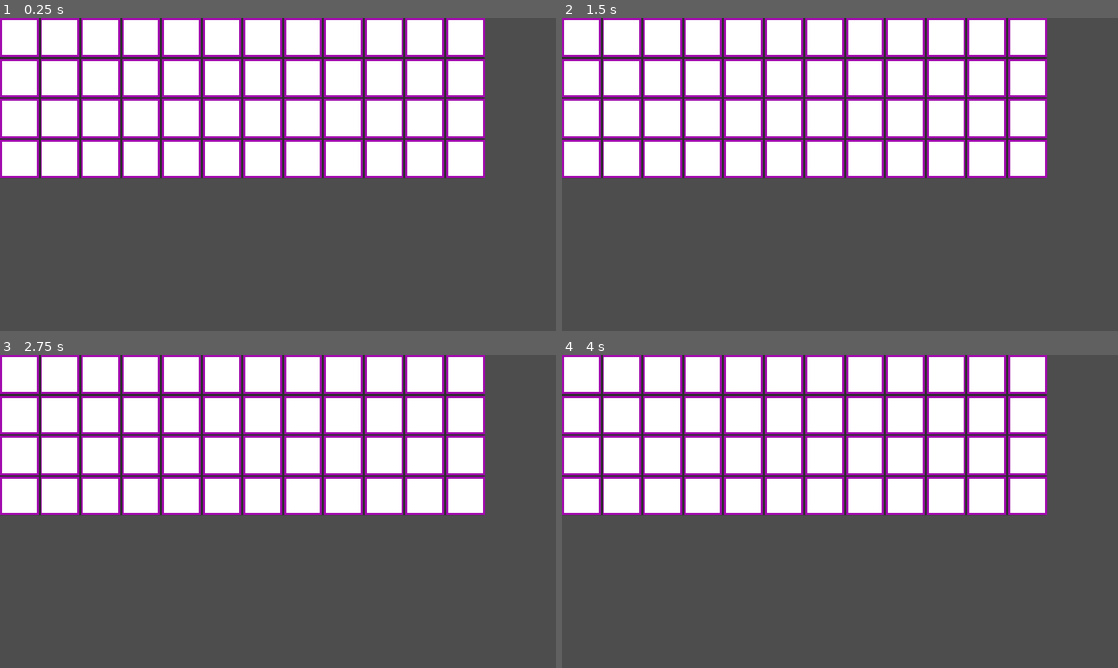
Above: before the commit, frames 1-4 (two rows, left to right).
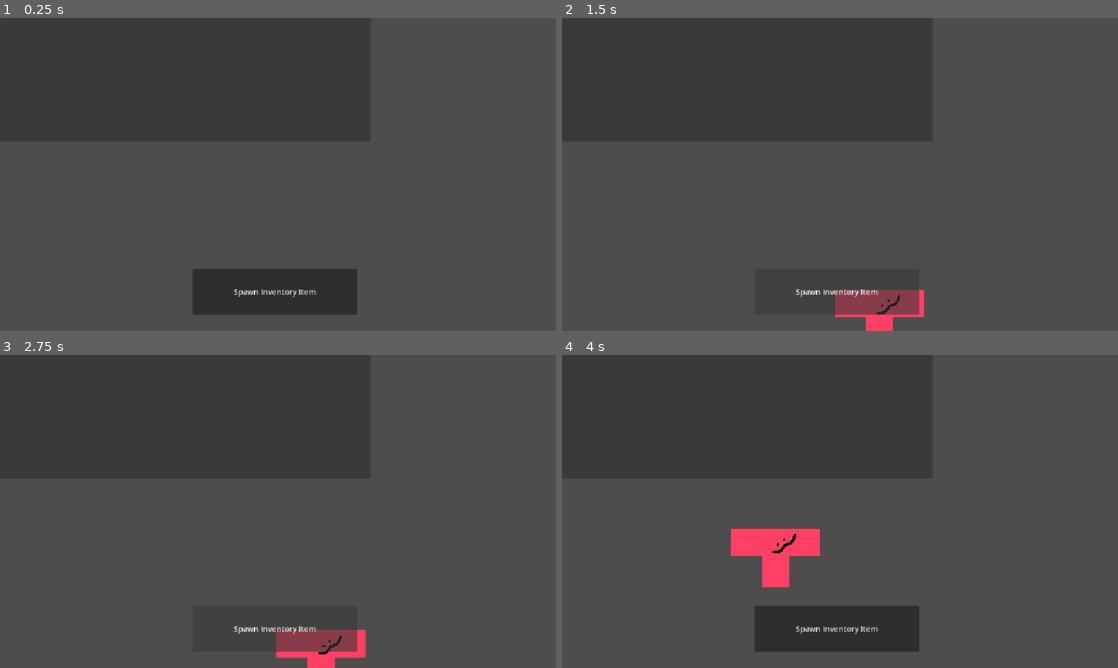
Above: after the commit, the same moments.

Repository: Katstifer/IGME590_Mechanic_1
Game: Godot game, scene res://scenes/inventoryUI.tscn
Same seed, same stepped clock (60 frames per second), same inputs: the game is played once before the commit and once after it.
Inputs (mouse positions are in pixels of both pictures, inside the frame that each line leads up to):
- Up to frame 1 (0.25 s): no input
- Up to frame 2 (1.5 s): click (834, 290) at 0.5 s, where only the run after the commit has a clickable "Spawn Inventory Item"; click (834, 290) at 1.25 s, where only the run after the commit has a clickable "Spawn Inventory Item"
- Up to frame 3 (2.75 s): click (272, 627) at 2 s, where only the run after the commit has a clickable "Spawn Inventory Item"
- Up to frame 4 (4 s): tap Enter at 2.75 s; move the mouse to (962, 495) at 2.77 s; press the mouse at (962, 495) at 2.78 s; tap Space at 3.5 s; move the mouse to (728, 527) at 3.52 s; release the mouse at (728, 527) at 3.53 s; click (728, 527) at 3.6 s

The runs differ from the first frame. In frame 1, 46% of the frame differs, in the area x 0-88%, y 0-95%; in frame 2, 44%; in frame 3, 44%; in frame 4, 48%.

Commit message:
Finished a lot of stuff wow i'm so productive

Diff:
--- a/grid-inventory-system/inventoryItem.gd
+++ /dev/null
@@ -1,30 +0,0 @@
-class_name InventoryItem
-extends Node2D
-
-@export var height: int;
-@export var width: int;
-@export var isRectangle: bool;
-@export var angle: int;
-
-var previousPosition; # Top-left-most location in grid
-var movePosition;
-
-# Picks up the item and attaches it to mouse
-func pickUpItem():
-	pass;
-
-# Places item down on grid
-func placeItem():
-	#If the item cannot be placed : Handle error logic
-	pass;
-
-func moveToPrevious():
-	#Moves item back to previous position
-	pass;
-
-# Rotates the item a specified direction
-# Direction represented by 1 (counter-clockwise) and -1 (clockwise)
-func rotateItem(direction):
-	angle += (90 * direction);
-
-	pass;
--- a/grid-inventory-system/project.godot
+++ b/grid-inventory-system/project.godot
@@ -20,6 +20,14 @@
 window/stretch/mode="canvas_items"
 window/stretch/aspect="expand"
 
+[input]
+
+LMB={
+"deadzone": 0.2,
+"events": [Object(InputEventMouseButton,"resource_local_to_scene":false,"resource_name":"","device":-1,"window_id":0,"alt_pressed":false,"shift_pressed":false,"ctrl_pressed":false,"meta_pressed":false,"button_mask":1,"position":Vector2(391, 27),"global_position":Vector2(405, 100),"factor":1.0,"button_index":1,"canceled":false,"pressed":true,"double_click":false,"script":null)
+]
+}
+
 [physics]
 
 3d/physics_engine="Jolt Physics"
--- a/grid-inventory-system/scenes/gridInventory.tscn
+++ b/grid-inventory-system/scenes/gridInventory.tscn
@@ -1,6 +1,6 @@
 [gd_scene format=3 uid="uid://x5ubkr757x1m"]
 
-[ext_resource type="Script" uid="uid://ubywil241u5u" path="res://gridInventory.gd" id="1_nxo5g"]
+[ext_resource type="Script" uid="uid://ubywil241u5u" path="res://scripts/gridInventory.gd" id="1_nxo5g"]
 
 [node name="grid" type="Node2D" unique_id=248921249]
 script = ExtResource("1_nxo5g")
--- a/grid-inventory-system/scenes/inventoryGrid.gd
+++ /dev/null
@@ -1,40 +0,0 @@
-class_name InventoryGrid
-extends GridContainer
-
-@export var slotSize: int = 32;
-@export var slotBorderWidth: int = 2;
-
-@export var width: int = 3;
-@export var height: int = 3;
-
-@export var slotData: Array[Node] = [];
-
-@export var slotPrefab: PackedScene;
-
-func _ready() -> void:
-	setupInventory();
-	createEmptySlotData();
-
-# Setup inventory by filling the grid container with slots
-func setupInventory():
-	print("Setup inventory")
-
-	self.columns = width;
-	for y in height:
-		for x in width:
-			var inventorySlot = slotPrefab.instantiate();
-			print("Created inventory slot at " + str(x) + ", " + str(y));
-			inventorySlot.rectSize = slotSize;
-			inventorySlot.borderWidth = slotBorderWidth;
-
-			add_child(inventorySlot);
-
-func createEmptySlotData():
-	print("Create slot data")
-	var totalElements = width * height;
-	slotData = [];
-	slotData.resize(totalElements);
-	slotData.fill(null);
-
-func getIndexFromXY(x, y):
-	pass;
--- a/grid-inventory-system/scenes/inventoryItem.tscn
+++ /dev/null
@@ -1,6 +0,0 @@
-[gd_scene format=3 uid="uid://dfqtby7r8f7p1"]
-
-[ext_resource type="Script" uid="uid://htt4no2r75wg" path="res://inventoryItem.gd" id="1_nmhn2"]
-
-[node name="inventoryItem" type="Node2D" unique_id=475801310]
-script = ExtResource("1_nmhn2")
--- /dev/null
+++ b/grid-inventory-system/scenes/inventoryItem_template.tscn
@@ -0,0 +1,17 @@
+[gd_scene format=3 uid="uid://dt8qvx15cctio"]
+
+[ext_resource type="Script" uid="uid://htt4no2r75wg" path="res://scripts/inventoryItem.gd" id="1_na613"]
+[ext_resource type="Texture2D" uid="uid://dhtr830e16gcu" path="res://assets/TBlockPlaceholder.png" id="2_owaes"]
+
+[node name="inventoryItem" type="Control" unique_id=855047511]
+layout_mode = 3
+anchors_preset = 15
+anchor_right = 1.0
+anchor_bottom = 1.0
+grow_horizontal = 2
+grow_vertical = 2
+script = ExtResource("1_na613")
+
+[node name="inventoryItem_Sprite" type="Sprite2D" parent="." unique_id=476657842]
+texture = ExtResource("2_owaes")
+centered = false
--- a/grid-inventory-system/scenes/inventorySlot.gd
+++ /dev/null
@@ -1,21 +0,0 @@
-class_name InventorySlot
-extends ColorRect
-
-@onready var innerRect: ColorRect = $inventorySlot_InnerRect;
-
-var rectSize: int;
-var borderWidth: int;
-
-func _ready() -> void:
-	setSize(rectSize, borderWidth);
-
-func setSize(size, borderWidth):
-	custom_minimum_size = Vector2(size, size);
-
-	var innerRectSize = size - (2 * borderWidth);
-	innerRect.custom_minimum_size = Vector2(innerRectSize, innerRectSize);
-
-	innerRect.offset_left = borderWidth
-	innerRect.offset_top = borderWidth
-	innerRect.offset_right = -borderWidth
-	innerRect.offset_bottom = -borderWidth
--- a/grid-inventory-system/scenes/inventorySlot.tscn
+++ b/grid-inventory-system/scenes/inventorySlot.tscn
@@ -1,16 +1,16 @@
 [gd_scene format=3 uid="uid://3wn20w5y2yb8"]
 
-[ext_resource type="Script" uid="uid://g4mewdjg7lam" path="res://scenes/inventorySlot.gd" id="1_0ynsv"]
+[ext_resource type="Script" uid="uid://g4mewdjg7lam" path="res://scripts/inventorySlot.gd" id="1_0ynsv"]
 
 [node name="inventorySlot" type="ColorRect" unique_id=1332402700]
 custom_minimum_size = Vector2(32, 32)
 custom_maximum_size = Vector2(128, 128)
 offset_right = 32.0
 offset_bottom = 32.0
-color = Color(0.6334554, 0.042597838, 0.682595, 1)
 script = ExtResource("1_0ynsv")
 
 [node name="inventorySlot_InnerRect" type="ColorRect" parent="." unique_id=1256802823]
+visible = false
 custom_minimum_size = Vector2(30, 30)
 layout_mode = 0
 offset_left = 1.0
--- a/grid-inventory-system/scenes/inventoryUI.tscn
+++ b/grid-inventory-system/scenes/inventoryUI.tscn
@@ -1,6 +1,7 @@
 [gd_scene format=3 uid="uid://c5l54b1dqtaen"]
 
-[ext_resource type="Script" uid="uid://76j4xxwvqywr" path="res://scenes/inventoryGrid.gd" id="2_xnuj3"]
+[ext_resource type="Script" uid="uid://76j4xxwvqywr" path="res://scripts/inventoryGrid.gd" id="2_xnuj3"]
+[ext_resource type="PackedScene" uid="uid://dt8qvx15cctio" path="res://scenes/inventoryItem_template.tscn" id="3_7tsa3"]
 [ext_resource type="PackedScene" uid="uid://3wn20w5y2yb8" path="res://scenes/inventorySlot.tscn" id="3_w76af"]
 
 [node name="main" type="Control" unique_id=552610218]
@@ -14,7 +15,6 @@
 grow_vertical = 2
 size_flags_horizontal = 0
 size_flags_vertical = 0
-metadata/_edit_group_ = true
 
 [node name="inventoryUI_Container" type="PanelContainer" parent="." unique_id=317060422]
 layout_mode = 0
@@ -25,8 +25,19 @@
 custom_minimum_size = Vector2(32, 32)
 layout_mode = 2
 script = ExtResource("2_xnuj3")
-slotSize = 80
+slotSize = 64
 slotBorderWidth = 4
 width = 12
 height = 4
+inventoryItemPrefabs = Array[PackedScene]([ExtResource("3_7tsa3")])
 slotPrefab = ExtResource("3_w76af")
+
+[node name="spawnButton" type="Button" parent="." unique_id=1308939927]
+layout_mode = 0
+offset_left = 399.0
+offset_top = 519.0
+offset_right = 740.0
+offset_bottom = 614.0
+text = "Spawn Inventory Item"
+
+[connection signal="pressed" from="spawnButton" to="inventoryUI_Container/inventoryUI_Grid" method="onSpawnButtonPress"]
--- /dev/null
+++ b/grid-inventory-system/scripts/globalEnums.gd
@@ -0,0 +1,4 @@
+class_name GlobalEnums
+extends Node
+
+enum SlotState { DEFAULT, EMPTY, TAKEN };
--- /dev/null
+++ b/grid-inventory-system/scripts/inventoryGrid.gd
@@ -0,0 +1,198 @@
+class_name InventoryGrid
+extends GridContainer
+
+@export var slotSize: int = 32;
+@export var slotBorderWidth: int = 2;
+
+@export var width: int = 3;
+@export var height: int = 3;
+
+@export var vertSeparation: int = 0;
+@export var horSeparation: int = 0;
+
+@export var slotData: Array[Node] = [];
+@export var currentSlot: Node;
+@export var currentHeldItem: Node = null;
+
+@export var inventoryItemPrefabs: Array[PackedScene] = [];
+
+const GlobalEnums = preload("res://scripts/globalEnums.gd");
+
+@export var slotPrefab: PackedScene;
+
+func _ready() -> void:
+	add_theme_constant_override("h_separation", horSeparation);
+	add_theme_constant_override("v_separation", vertSeparation);
+
+	setupInventory();
+
+func _process(delta: float) -> void:
+	if (!get_global_rect().has_point((get_global_mouse_position()))):
+		if (currentSlot != null):
+			currentSlot = null
+	if (currentHeldItem != null && currentSlot != null):
+		if Input.is_action_just_pressed("LMB"):
+			print("Will attempt to place item!")
+			attemptItemPlace(currentSlot, currentHeldItem);
+
+# Setup inventory by filling the grid container with slots
+func setupInventory():
+	self.columns = width;
+	for y in height:
+		for x in width:
+			createSlot();
+			print("Created inventory slot at " + str(x) + ", " + str(y));
+
+func createSlot():
+	var inventorySlot = slotPrefab.instantiate();
+	inventorySlot.rectSize = slotSize;
+	inventorySlot.borderWidth = slotBorderWidth;
+
+	inventorySlot.mouseEnteredSlot.connect(onSlotMouseEnter)
+	inventorySlot.mouseExitedSlot.connect(onSlotMouseExit)
+	inventorySlot.attemptItemPickup.connect(onAttemptPickup)
+
+	add_child(inventorySlot);
+	slotData.append(inventorySlot);
+	print(slotData);
+
+func createEmptySlotData():
+	var totalElements = width * height;
+	slotData = [];
+	slotData.resize(totalElements);
+
+# Called whenever the mouse enters the area of a slot.
+func onSlotMouseEnter(slot: Node):
+	currentSlot = slot;
+	var slotVector = getSlotCoords(slot);
+	print("Vector: " + str(slotVector.x) + ", " + str(slotVector.y));
+	var slotRef = getSlotFromCoords(slotVector.y, slotVector.x);
+	print(slotRef)
+	print("Entered Slot: " + str(slot))
+	currentSlot.updateSlotColor(GlobalEnums.SlotState.EMPTY);
+
+# Called whenever the mouse leaves the area of a slot
+func onSlotMouseExit(slot: Node):
+	print("On mouse exit in InventoryGrid")
+	slot.updateSlotColor(GlobalEnums.SlotState.DEFAULT);
+
+#Gets the X and Y coords (representing column, and row)
+#from a slot node
+func getSlotCoords(slot: Node):
+	print(slot);
+	var index = slotData.find(slot);
+	if (index == -1):
+		print("Slot not found.")
+	else :
+		var row = index / width
+		var column = index % width
+
+		return Vector2(int(column), int(row));
+
+#Checks whether an item can be placed in a specified area.
+func checkForFit(itemShape: Array[Array]):
+	var startCoord = getSlotCoords(currentSlot);
+	#How many columns/how long along X item is
+	var shapeWidth = itemShape[0].size();
+	#How many rows/how long along Y item is
+	var shapeHeight = itemShape.size();
+
+	#Loop through slots grid and see if slots the specified
+	#distance away from the start contain an object
+	for y in range(startCoord.y, startCoord.y + shapeHeight):
+		if (startCoord.y + shapeHeight) > height:
+			print("Item is not fully in the grid.")
+			return false;
+		else :
+			for x in range(startCoord.x, startCoord.x + shapeWidth):
+				if (startCoord.y + shapeHeight) > height:
+					print("Item is not fully in the grid.")
+					return false;
+				else :
+					var relativeItemTile = itemShape[y - startCoord.y][x - startCoord.x];
+					#If this part of the item grid doesn't have anything any it,
+					#we can skip collision checks.
+					if (relativeItemTile == 0):
+						pass;
+					else :
+						#If the slot that is being checked whether we can
+						#slot the item onto has something in it, return that
+						#we cannot fit it
+						var checkSlot = getSlotFromCoords(y, x);
+						if (checkSlot.hasItem()):
+							return false;
+
+#Gets a reference to an inventory slot using its row and column
+func getSlotFromCoords(row: int, column: int):
+	var index = getIndexFromCoords(row, column);
+	if (index < slotData.size()):
+		var slot = slotData[index];
+		return slot;
+	else :
+		return null;
+
+#Gets the index of an inventory slot using its row and column
+func getIndexFromCoords(row: int, column: int):
+	print("Column (X): " + str(column) + " Row (Y): " + str(row))
+	var index = row * width + column;
+	print("Index: " + str(index))
+	return index;
+
+#Attempts to place an item at a specified slot
+#It will attempt to place an item using the top left-most
+#tile in the item's structure.
+func placeItem(item: Node, slot: Node):
+	if (checkForFit(item.itemGrid) == true):
+		#Place item logic here
+		var itemShape = item.itemGrid;
+		var startCoord = getSlotCoords(slot);
+		var shapeWidth = itemShape[0].size();
+		var shapeHeight = itemShape.size();
+
+		#Removes the item from the previous slots it was in
+		clearItemFromSlots(item);
+
+		#Add a reference to the item to any slot that will contain it
+		for y in range(startCoord.y, startCoord.y + shapeHeight):
+			for x in range(startCoord.x, startCoord.x + shapeWidth):
+				var relativeItemTile = itemShape[y - startCoord.y][x - startCoord.x];
+				if (relativeItemTile == 1):
+					var updateSlot = getSlotFromCoords(y, x);
+					updateSlot.addItem(item);
+
+		#Update item previous location
+		item.previousLocation = Vector2(startCoord.x, startCoord.y);
+
+	else :
+		print("Item cannot be placed here!");
+		pass;
+
+#Clears out any references slots may have
+func clearItemFromSlots(item: Node):
+	for i in slotData.size():
+		if slotData[i].containedItem == item :
+			slotData[i].removeItem();
+
+#"Drops" an item, putting it back where it was before
+# it began being moved
+func dropItem(item: Node):
+	pass;
+
+func onAttemptPickup(slot: Node):
+	if (currentHeldItem != null):
+		slot.containedItem.pickupItem();
+	else:
+		pass;
+
+func attemptItemPlace(slot: Node, item: Node):
+	placeItem(item, slot);
+
+#Spawns a new item in from the prefabs list (NOT IMPLEMENTED YET)
+func onSpawnButtonPress() -> void:
+	print("Spawn button pressed!");
+	if (inventoryItemPrefabs.size() <= 0):
+		return;
+	var newItem = inventoryItemPrefabs[0].instantiate();
+	self.get_parent().add_child(newItem);
+	newItem.isSelected = true;
+	currentHeldItem = newItem;
--- /dev/null
+++ b/grid-inventory-system/scripts/inventoryItem.gd
@@ -0,0 +1,62 @@
+class_name InventoryItem
+extends Control
+
+#Max width and height of the space an item takes up
+@export var height: int;
+@export var width: int;
+
+var slotSize: int;
+var lerpSpeed: int = 20;
+
+#Contains the size and shape of the item.
+#0 represents an empty tile and 1 represents an occupied one
+@export var itemGrid: Array[Array] = [];
+
+#Angle item is rotated to
+@export var angle: int;
+
+@export var isSelected = false;
+
+var previousPosition: Vector2; # Top-left-most location in grid
+var movePosition;
+
+func _ready() -> void:
+	isSelected = true;
+	initItemGrid();
+
+func _process(delta: float) -> void:
+	if (isSelected) :
+		global_position = lerp(get_global_position(), get_global_mouse_position(), delta * lerpSpeed);
+
+func initItemGrid():
+	print("Init item grid");
+	# If an item grid does not have a specified size
+	# simply make a rectangle with the given dimensions
+	if itemGrid.size() <= 0 || itemGrid == null:
+		itemGrid = [];
+		itemGrid.resize(height);
+
+		for i in height:
+			itemGrid[i].resize(width);
+			itemGrid[i].fill(1);
+
+# Picks up the item and attaches it to mouse
+func pickUpItem():
+	if !isSelected:
+		isSelected = true;
+
+# Places item down on grid
+func placeItem():
+	#If the item cannot be placed : Handle error logic
+	pass;
+
+func moveToPrevious():
+	#Moves item back to previous position
+	pass;
+
+# Rotates the item a specified direction
+# Direction represented by 1 (counter-clockwise) and -1 (clockwise)
+func rotateItem(direction):
+	angle += (90 * direction);
+
+	pass;
--- /dev/null
+++ b/grid-inventory-system/scripts/inventorySlot.gd
@@ -0,0 +1,74 @@
+class_name InventorySlot
+extends ColorRect
+
+const GlobalEnums = preload("res://scripts/globalEnums.gd");
+
+
+@onready var innerRect: ColorRect = $inventorySlot_InnerRect;
+
+var rectSize: int;
+var borderWidth: int;
+
+var currentState: GlobalEnums.SlotState;
+var mouseHovering = false;
+
+var containedItem: Node = null;
+
+signal mouseEnteredSlot(slot: Node)
+signal mouseExitedSlot(slot: Node)
+
+signal attemptItemPickup(slot: Node)
+
+func _ready() -> void:
+	setSize(rectSize, borderWidth);
+	currentState = GlobalEnums.SlotState.DEFAULT;
+	updateSlotColor(currentState);
+
+func _process(delta: float) -> void:
+	# If the mouse is hovering over the slot, send out the
+	# mouse is on the slot signal
+	if (get_global_rect().has_point((get_global_mouse_position()))):
+		if mouseHovering == false:
+			mouseHovering = true;
+			emit_signal("mouseEnteredSlot", self)
+		if Input.is_action_pressed("LMB"):
+			if containedItem != null:
+				if containedItem.isSelected == false:
+					print("Sending attempt pickup...");
+					emit_signal("attemptItemPickup", self)
+					pass;
+	# Once the mouse leaves, fire the exit signal
+	else :
+		if mouseHovering == true:
+			mouseHovering = false;
+			emit_signal("mouseExitedSlot", self)
+
+
+func setSize(size, borderWidth):
+	custom_minimum_size = Vector2(size, size);
+
+	var innerRectSize = size - (2 * borderWidth);
+	innerRect.custom_minimum_size = Vector2(innerRectSize, innerRectSize);
+
+	innerRect.offset_left = borderWidth
+	innerRect.offset_top = borderWidth
+	innerRect.offset_right = -borderWidth
+	innerRect.offset_bottom = -borderWidth
+
+func updateSlotColor(state: GlobalEnums.SlotState):
+	match state:
+		GlobalEnums.SlotState.DEFAULT:
+			print("Setting color to default.")
+			self.color = Color(Color.DIM_GRAY, 0.2);
+		GlobalEnums.SlotState.EMPTY:
+			self.color = Color(Color.GREEN, 0.2);
+		GlobalEnums.SlotState.TAKEN:
+			self.color = Color(Color.RED, 0.2);
+
+func addItem(item: Node):
+	containedItem = item;
+	print("New item: " + str(containedItem));
+
+func removeItem():
+	containedItem = null;
+	print("Item cleared from slot!");
Binary file added: grid-inventory-system/assets/1by1Placeholder.png
Not shown, added: grid-inventory-system/assets/1by1Placeholder.png.import
Binary file added: grid-inventory-system/assets/2by1Placeholder.png
Not shown, added: grid-inventory-system/assets/2by1Placeholder.png.import
Binary file added: grid-inventory-system/assets/TBlockPlaceholder.png
Not shown, added: grid-inventory-system/assets/TBlockPlaceholder.png.import
Not shown, added: grid-inventory-system/scripts/globalEnums.gd.uid
Renamed: grid-inventory-system/gridInventory.gd -> grid-inventory-system/scripts/gridInventory.gd
Renamed: grid-inventory-system/gridInventory.gd.uid -> grid-inventory-system/scripts/gridInventory.gd.uid
Renamed: grid-inventory-system/scenes/inventoryGrid.gd.uid -> grid-inventory-system/scripts/inventoryGrid.gd.uid
Renamed: grid-inventory-system/inventoryItem.gd.uid -> grid-inventory-system/scripts/inventoryItem.gd.uid
Renamed: grid-inventory-system/scenes/inventorySlot.gd.uid -> grid-inventory-system/scripts/inventorySlot.gd.uid
(and 2 more such lines)
